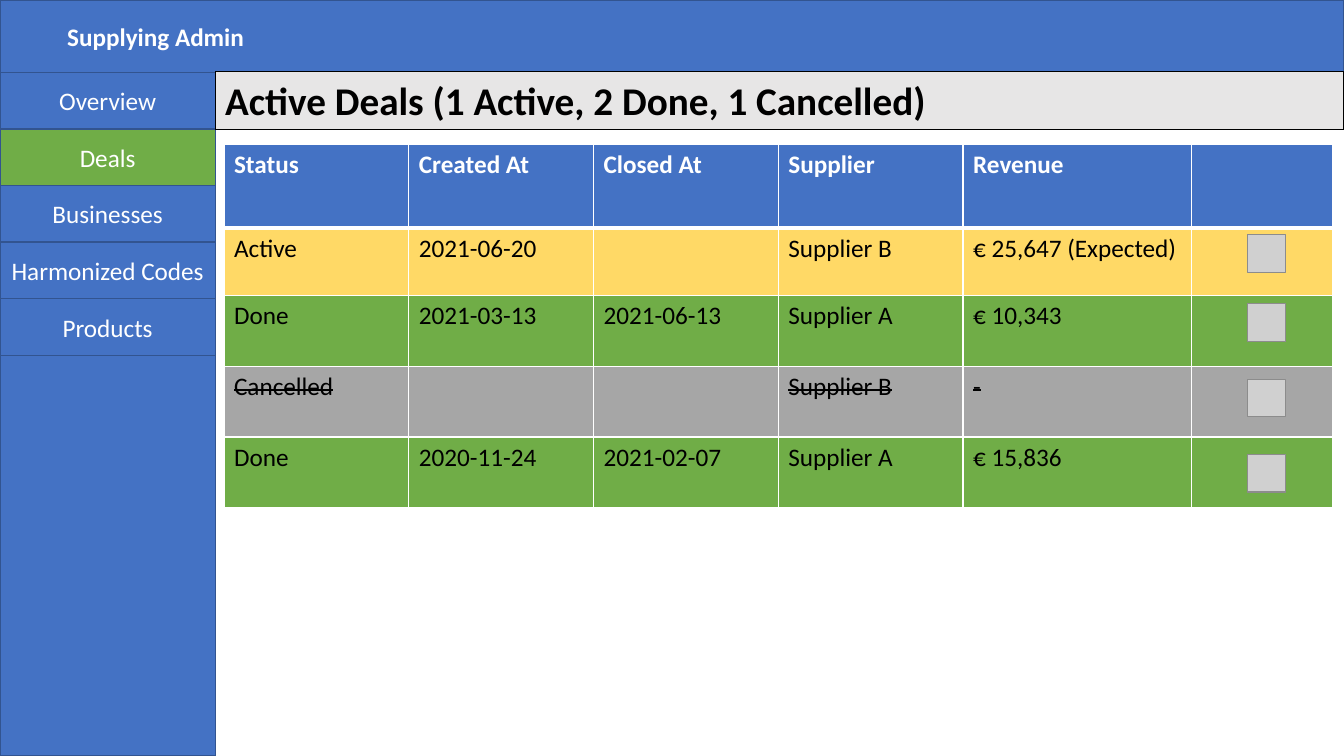
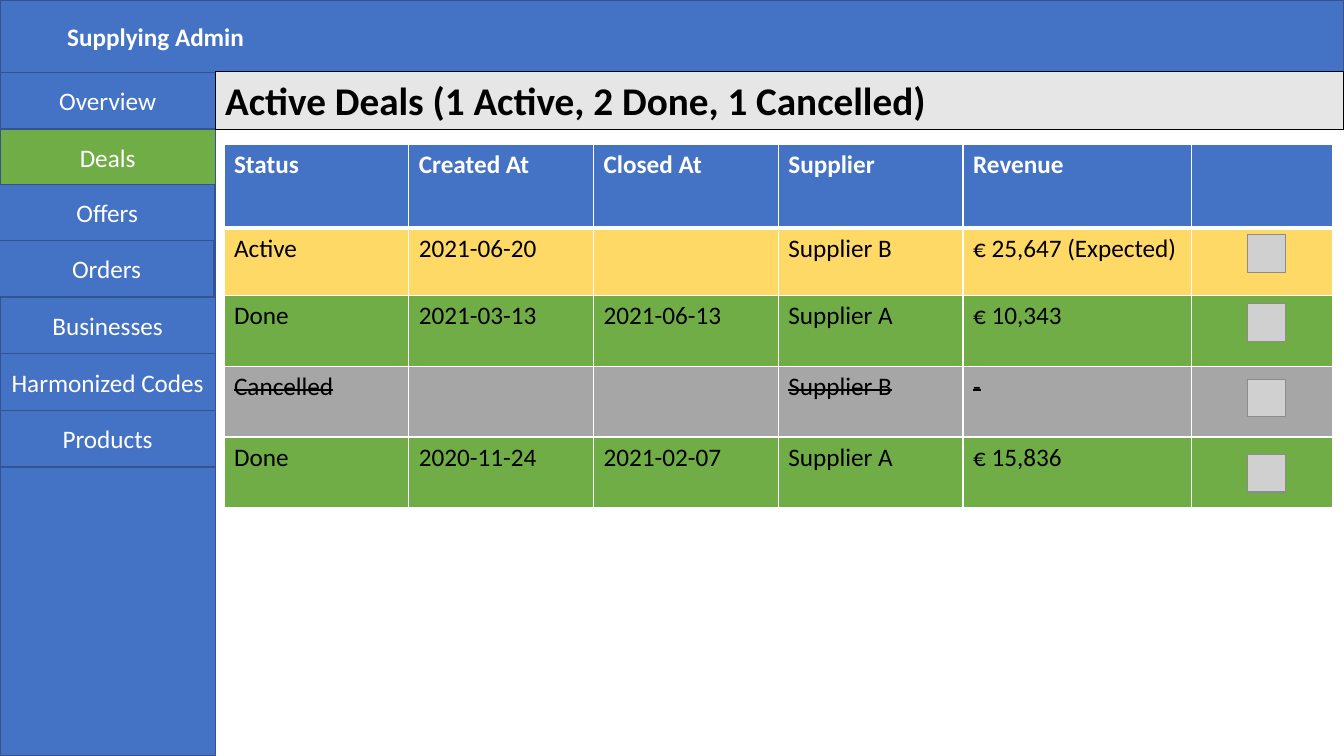
Before and after one commit to ohadch/supplying-admin, a slide deck: slide 2 of doc/design.pptx. Drawn at 1344x756 pixels with LibreOffice and Linux fonts; fonts in the diff are those of the drawing; grey boxes stand for pictures. Boxes give left, top, right and bottom in pixels: in the first picture for what was removed or moved away, otherwise in the second. Text is boxed around its words. In the diff, an @@ line names an element or a change of style, - is before the commit and + after.

Commit message:
Designs offers and offer rounds

```diff
--- a/doc/design.pptx
+++ b/doc/design.pptx
@@ rectangle added at (x1=0, y1=185, x2=215, y2=241), fill #4472C4, outline #325491 1 pt, 18 pt, text #FFFFFF @@
+Offers
@@ rectangle added at (x1=0, y1=241, x2=215, y2=297), fill #4472C4, outline #325491 1 pt, 18 pt, text #FFFFFF @@
+Orders
@@ 3 rectangles moved together from (x1=0, y1=186, x2=216, y2=355) to (x1=0, y1=297, x2=216, y2=467) @@
```
Also in this commit, not shown: 2 other slides changed, 3 slides added.
